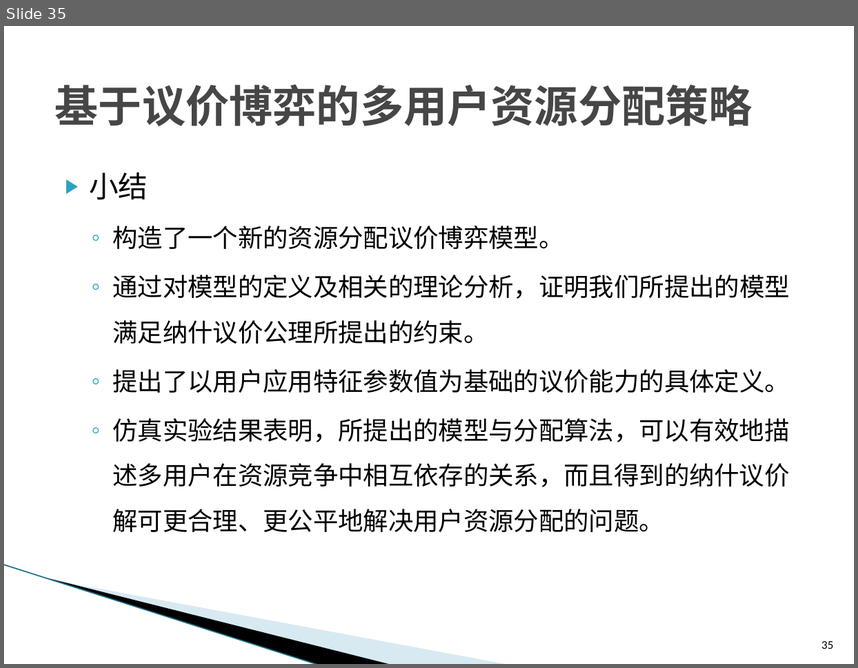
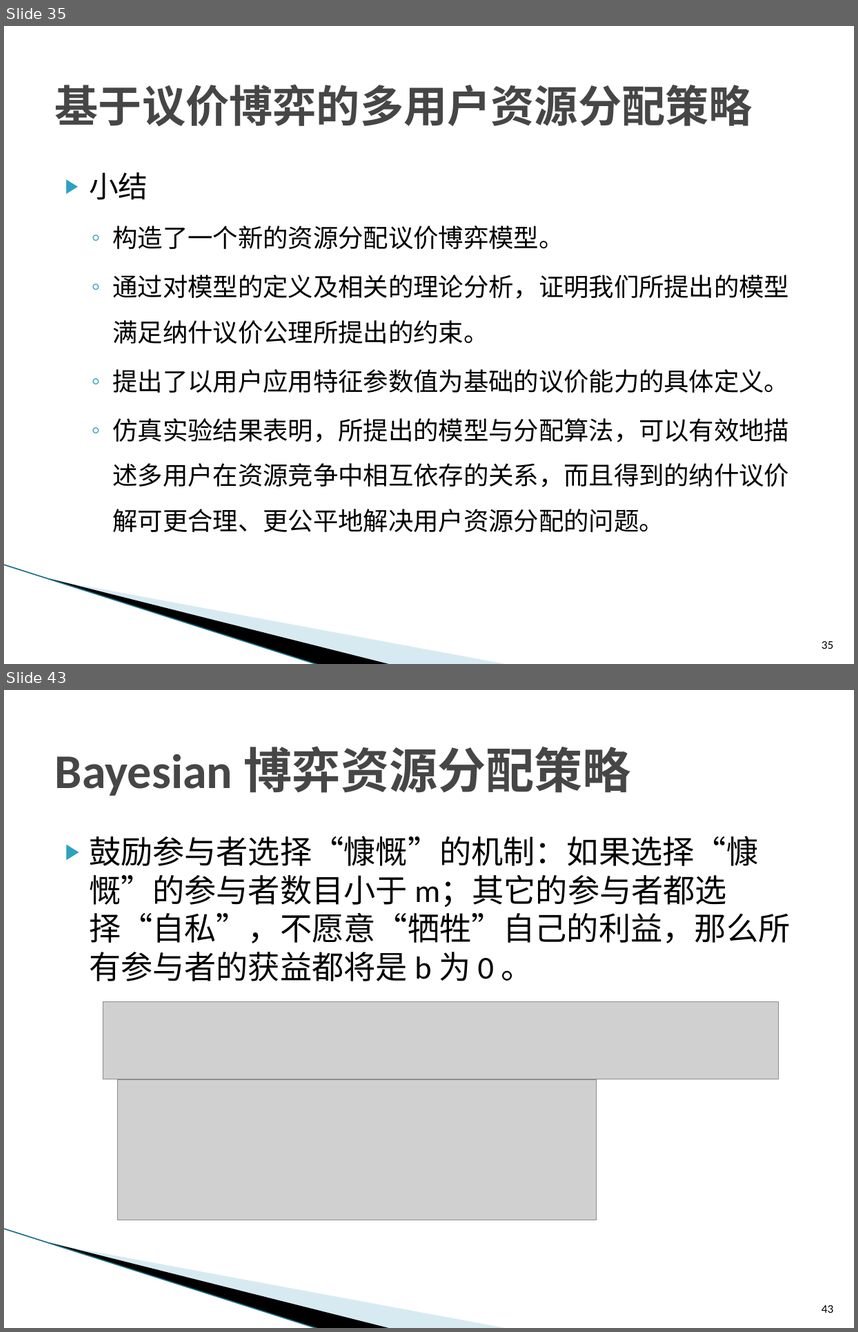
Before and after one commit to ZhiweiYAN/yzw_thesis, a slide deck: defense_phd.pptx. Shown one above the other, each under a label of ours: slide 35 before the commit, slides 35 and 43 after it; the slides between them are not shown. The pictures are 858x668 and 858x1332 pixels, drawn with LibreOffice and Linux fonts; fonts in the diff are those of the drawing; grey boxes stand for pictures; background and template pictures are left out. Boxes give left, top, right and bottom in pixels: in the first picture for what was removed or moved away, otherwise in the second. Text is boxed around its words. In the diff, an @@ line names an element or a change of style, - is before the commit and + after.

Commit message:
bayesian end

```diff
--- a/defense_phd.pptx
+++ b/defense_phd.pptx
@@ slide 43 added at [4, 690, 854, 1328], background #FFFFFF; not listed: 3 template elements that a slide beside it also shows @@
@@ title added at [55, 746, 631, 796], 41 pt, text #464646, bold @@
+Bayesian 博弈资源分配策略
@@ text added at [89, 836, 790, 981], 27 pt, text #000000 @@
+▶ 鼓励参与者选择“慷慨”的机制：如果选择“慷慨”的参与者数目小于 m；其它的参与者都选择“自私”，不愿意“牺牲”自己的利益，那么所有参与者的获益都将是 b 为 0 。
@@ picture added at [103, 1002, 780, 1079] @@
@@ picture added at [117, 1079, 597, 1220] @@
@@ page number added at [822, 1305, 833, 1312], 10 pt, text #000000 @@
+43
```
Also in this commit, not shown: 5 slides changed, 20 other slides added.
